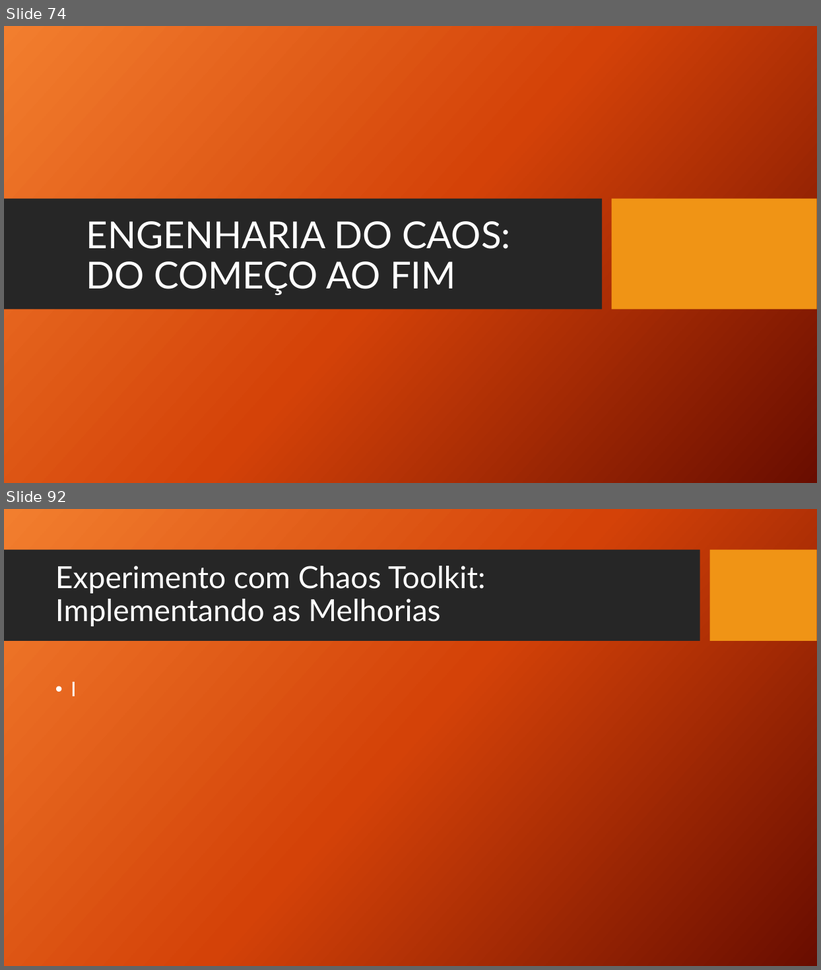
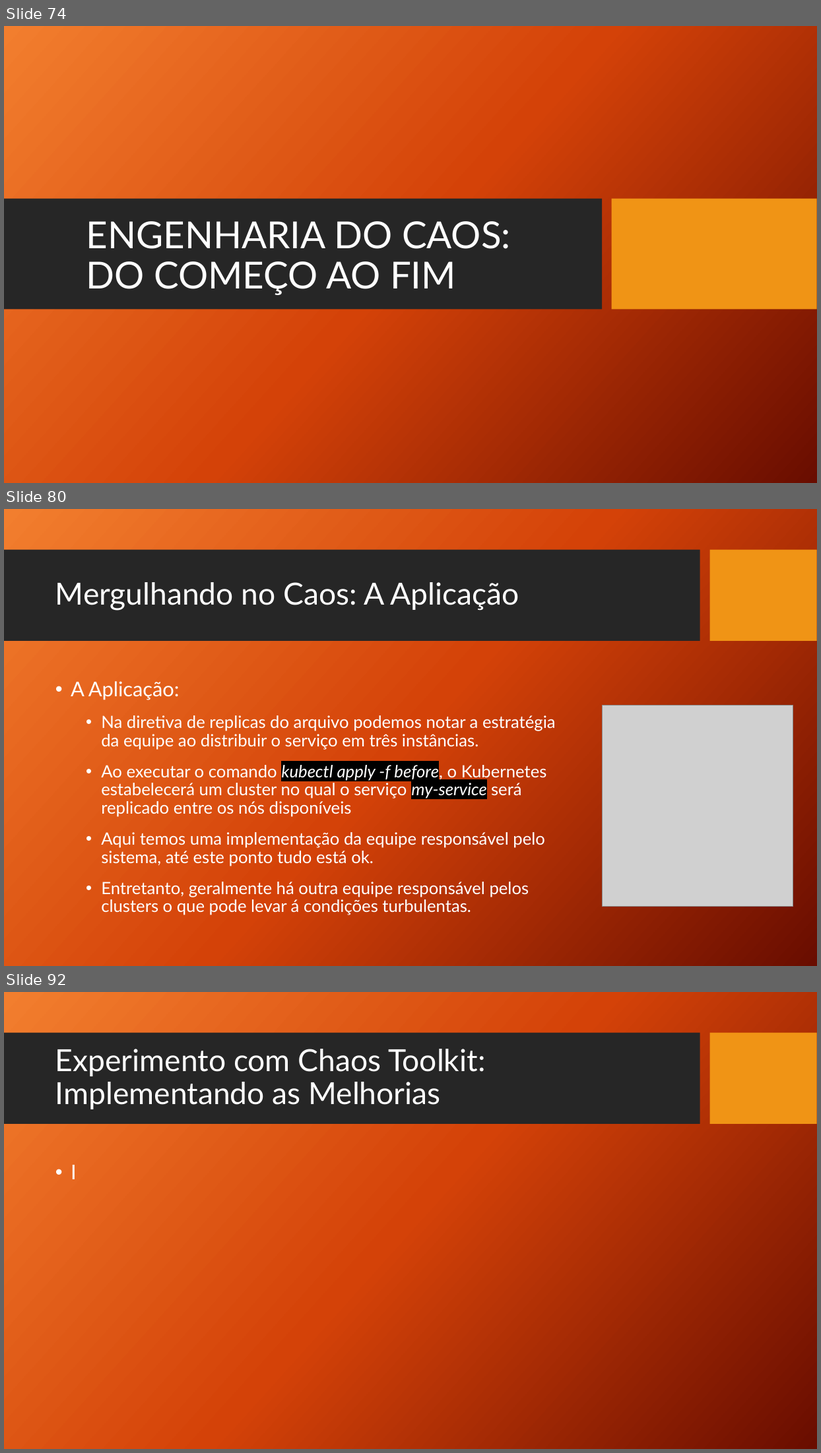
Before and after one commit to TCC-Chaos-Engineering/docs-chaos-engineering, a slide deck: docs/Chaos Engineering - Das Hipoteses aos Testes.pptx. Shown one above the other, each under a label of ours: slides 74 and 92 before the commit, slides 74, 80 and 92 after it; the slides between them are not shown. The pictures are 821x970 and 821x1453 pixels, drawn with LibreOffice and Linux fonts; fonts in the diff are those of the drawing; grey boxes stand for pictures; background and template pictures are left out. Boxes give left, top, right and bottom in pixels: in the first picture for what was removed or moved away, otherwise in the second. Text is boxed around its words. In the diff, an @@ line names an element or a change of style, - is before the commit and + after.

```diff
--- a/docs/Chaos Engineering - Das Hipoteses aos Testes.pptx
+++ b/docs/Chaos Engineering - Das Hipoteses aos Testes.pptx
@@ slide 80 added at box(4, 509, 817, 966), background picture (left out); not listed: 2 template elements that a slide beside it also shows @@
@@ title added at box(55, 582, 519, 611), 36 pt, text #FFFFFF @@
+Mergulhando no Caos: A Aplicação
@@ text added at box(71, 681, 556, 916), 20 pt, text #FFFFFF @@
+• A Aplicação:
+  • Na diretiva de replicas do arquivo podemos notar a estratégia da equipe ao distribuir o serviço em três instâncias.
+  • Ao executar o comando kubectl apply -f before, o Kubernetes estabelecerá um cluster no qual o serviço my-service será replicado entre os nós disponíveis
+  • Aqui temos uma implementação da equipe responsável pelo sistema, até este ponto tudo está ok.
+  • Entretanto, geralmente há outra equipe responsável pelos clusters o que pode levar á condições turbulentas.
@@ picture added at box(603, 706, 793, 907) @@
```
Also in this commit, not shown: 12 slides changed, 4 other slides added, 5 slides removed.
